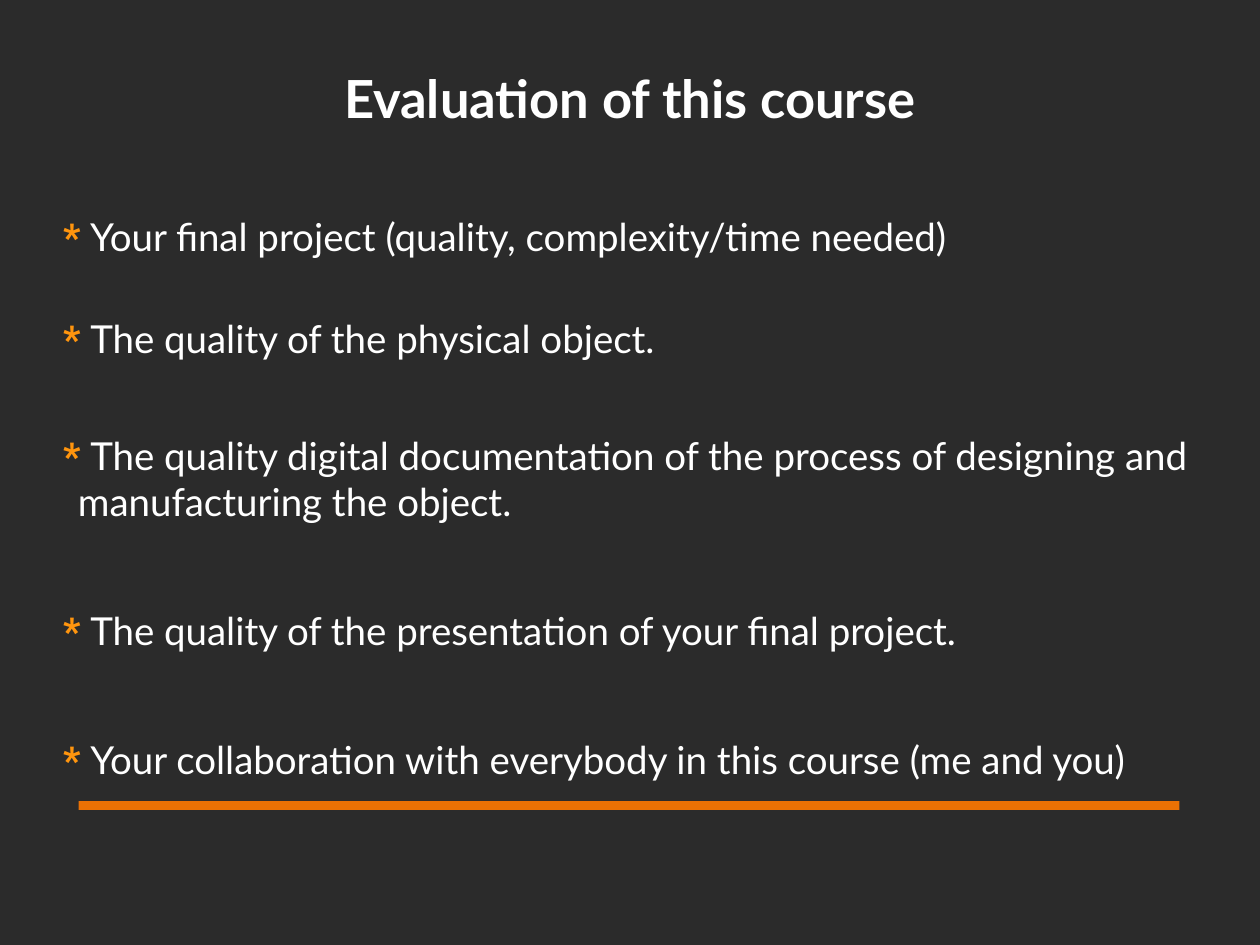
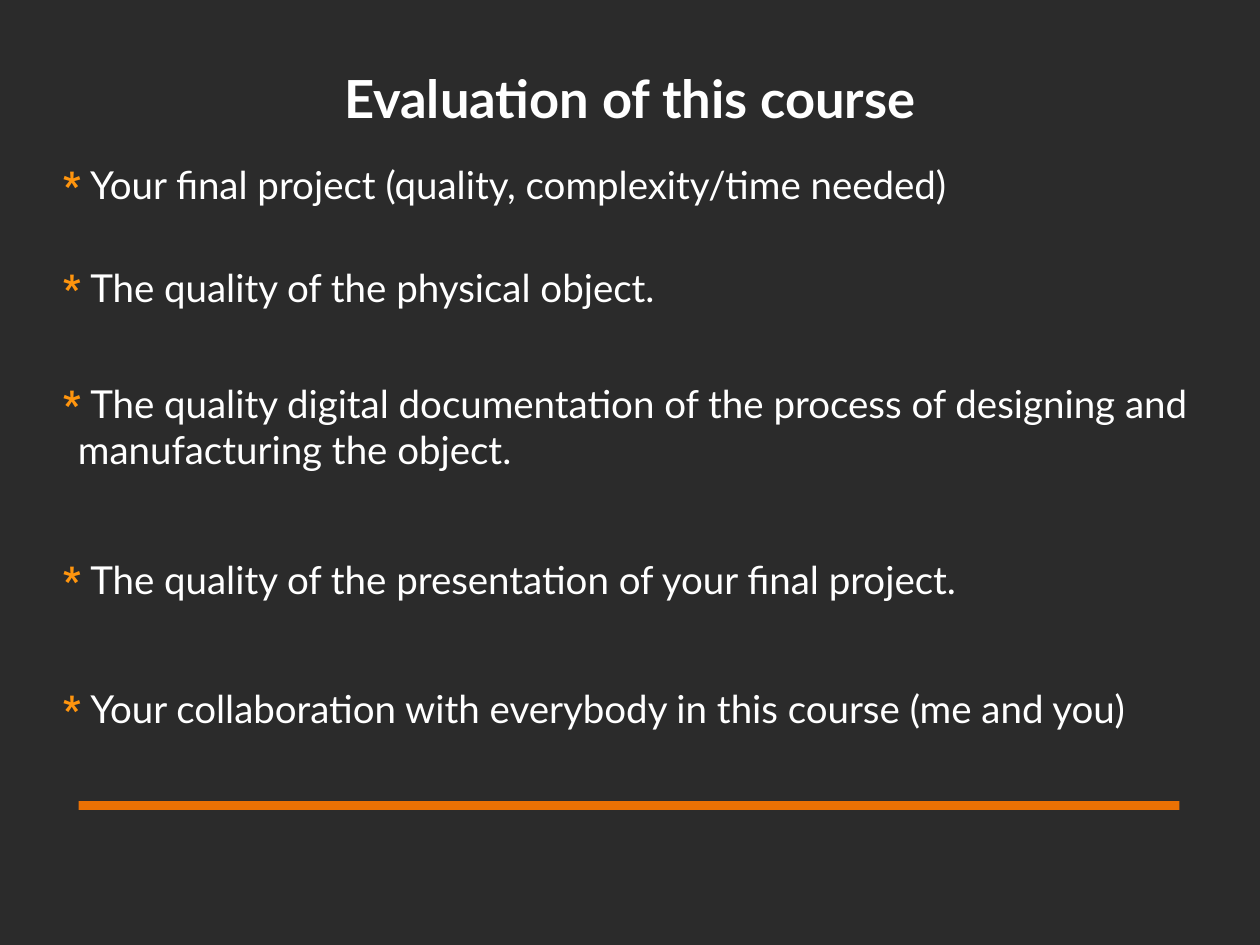
Before and after one commit to DigitalFabricationStudio/Slides, a slide deck: slide 12 of libreoffice/DigitalFabricationStudio.00__Introduction.odp (slide 11 before the commit). Drawn at 1260x945 pixels with LibreOffice and Linux fonts; fonts in the diff are those of the drawing; background and template pictures are left out; a plain dark background stands for a picture behind light text. Boxes give left, top, right and bottom in pixels: in the first picture for what was removed or moved away, otherwise in the second. Text is boxed around its words. In the diff, an @@ line names an element or a change of style, - is before the commit and + after.

```diff
--- a/libreoffice/DigitalFabricationStudio.00__Introduction.odp
+++ b/libreoffice/DigitalFabricationStudio.00__Introduction.odp
@@ text "* Your final project (quality, ...": place and size @@
-text "* Your final project (quality, ..." at (78,221,1187,781)
+text "* Your final project (quality, ..." at (78,169,1187,730)
```
Also in this commit, not shown: 10 other slides changed, 2 slides added, 1 slide removed, 3 other files.
